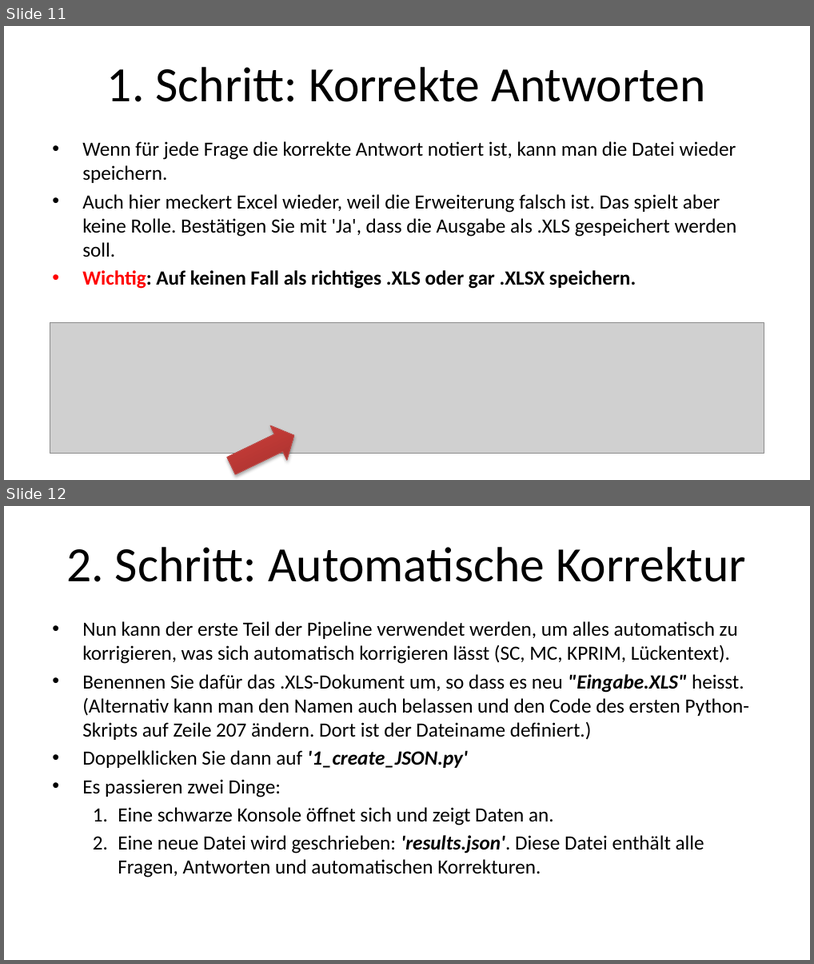
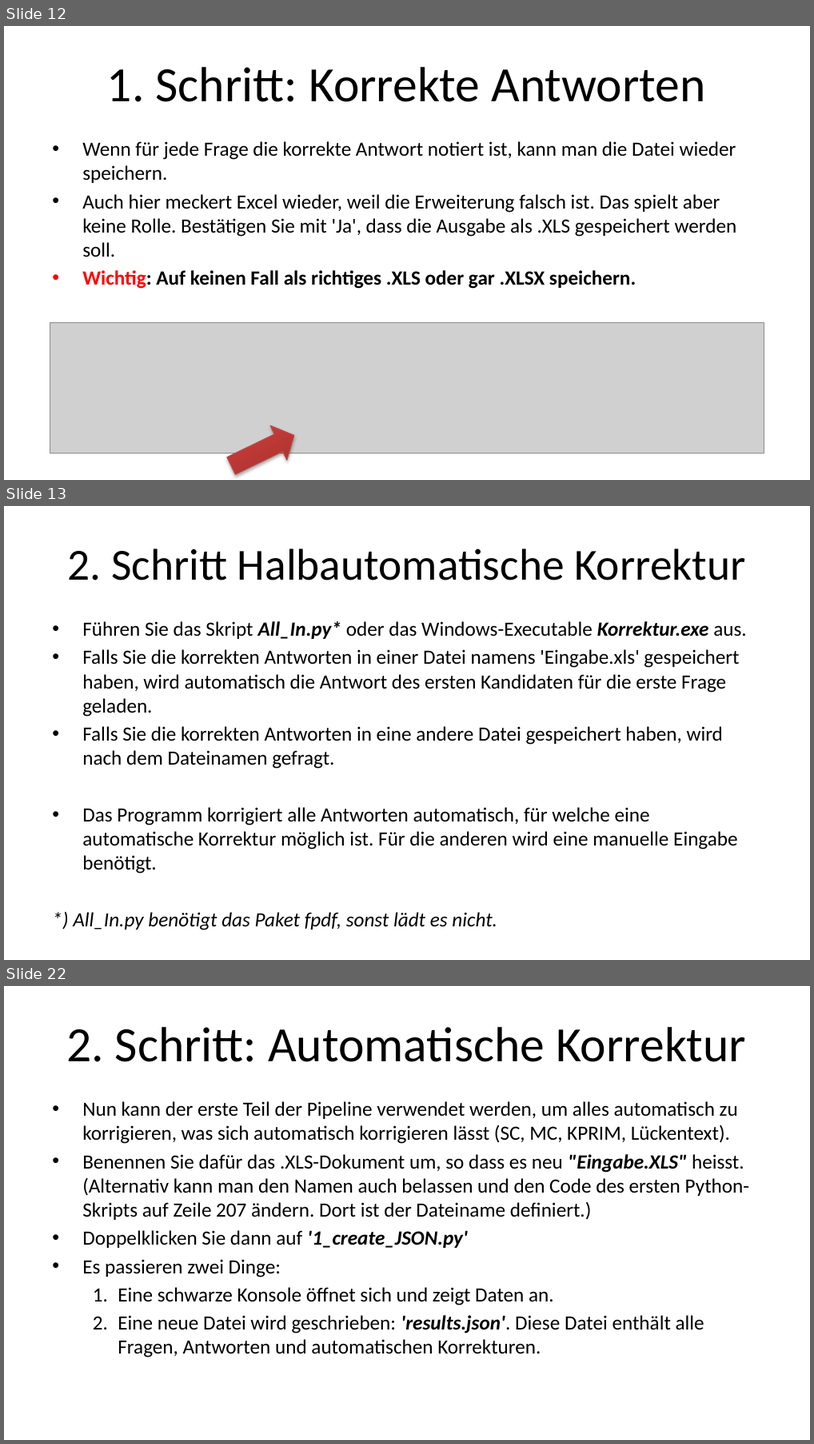
Before and after one commit to Tarlanc/Korrektur, a slide deck: Anleitung_Korrekturpipeline.pptx. Shown one above the other, each under a label of ours: slides 11 and 12 before the commit, slides 12, 13 and 22 after it; the slides between them are not shown. The pictures are 814x964 and 814x1444 pixels, drawn with LibreOffice and Linux fonts; fonts in the diff are those of the drawing; grey boxes stand for pictures. Boxes give left, top, right and bottom in pixels: in the first picture for what was removed or moved away, otherwise in the second. Text is boxed around its words. In the diff, an @@ line names an element or a change of style, - is before the commit and + after.

```diff
--- a/Anleitung_Korrekturpipeline.pptx
+++ b/Anleitung_Korrekturpipeline.pptx
@@ slide 13 added at (4,506,810,960), background #FFFFFF @@
@@ title added at (68,548,746,580), 39.6 pt, text #000000 @@
+2. Schritt Halbautomatische Korrektur
@@ text added at (73,621,747,930), 18 pt, text #000000 @@
+• Führen Sie das Skript All_In.py* oder das Windows-Executable Korrektur.exe aus.
+• Falls Sie die korrekten Antworten in einer Datei namens 'Eingabe.xls' gespeichert haben, wird automatisch die Antwort des ersten Kandidaten für die erste Frage geladen.
+• Falls Sie die korrekten Antworten in eine andere Datei gespeichert haben, wird nach dem Dateinamen gefragt.
+• Das Programm korrigiert alle Antworten automatisch, für welche eine automatische Korrektur möglich ist. Für die anderen wird eine manuelle Eingabe benötigt.
+*) All_In.py benötigt das Paket fpdf, sonst lädt es nicht.
@@ what was slide 11 is now slide 12 @@
@@ what was slide 12 is now slide 22 @@
```
Also in this commit, not shown: 9 other slides added.
